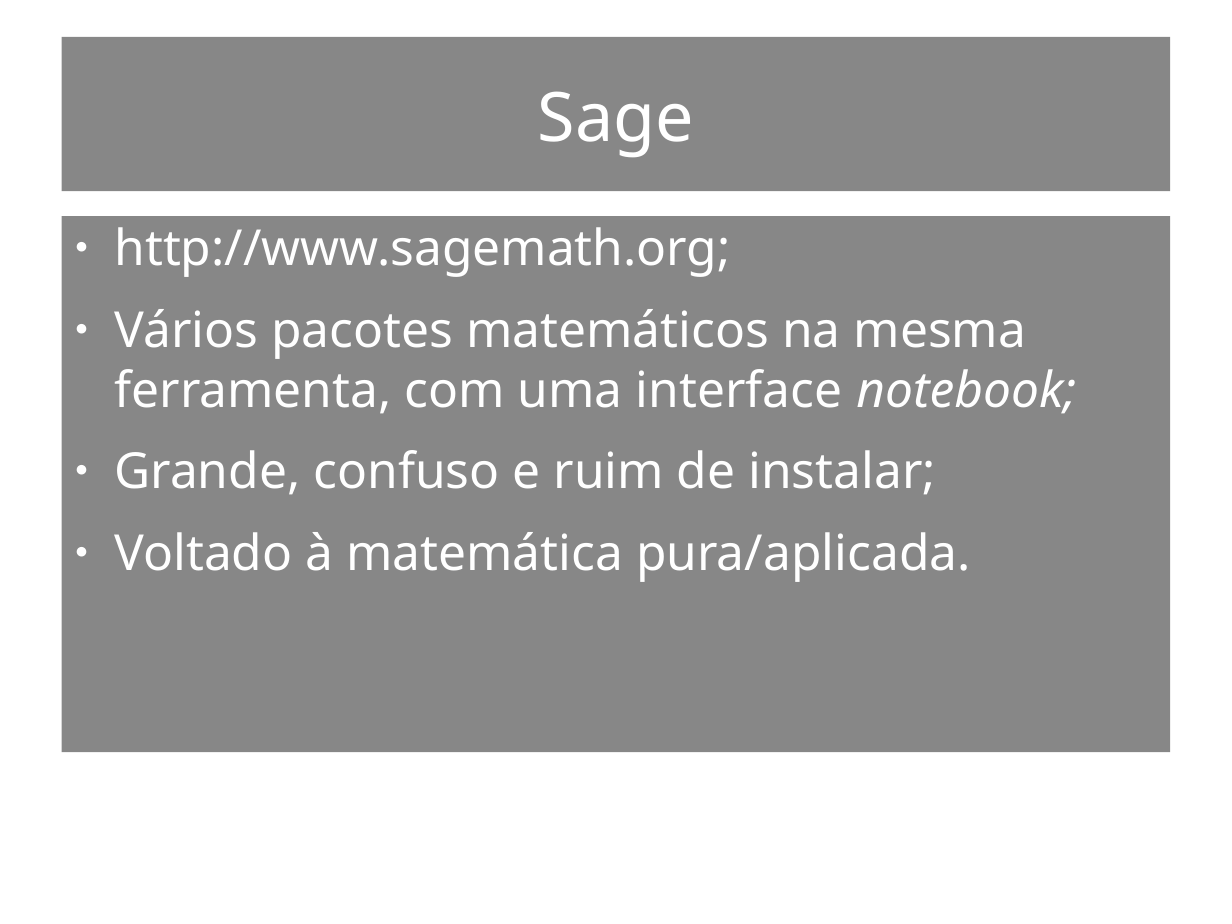
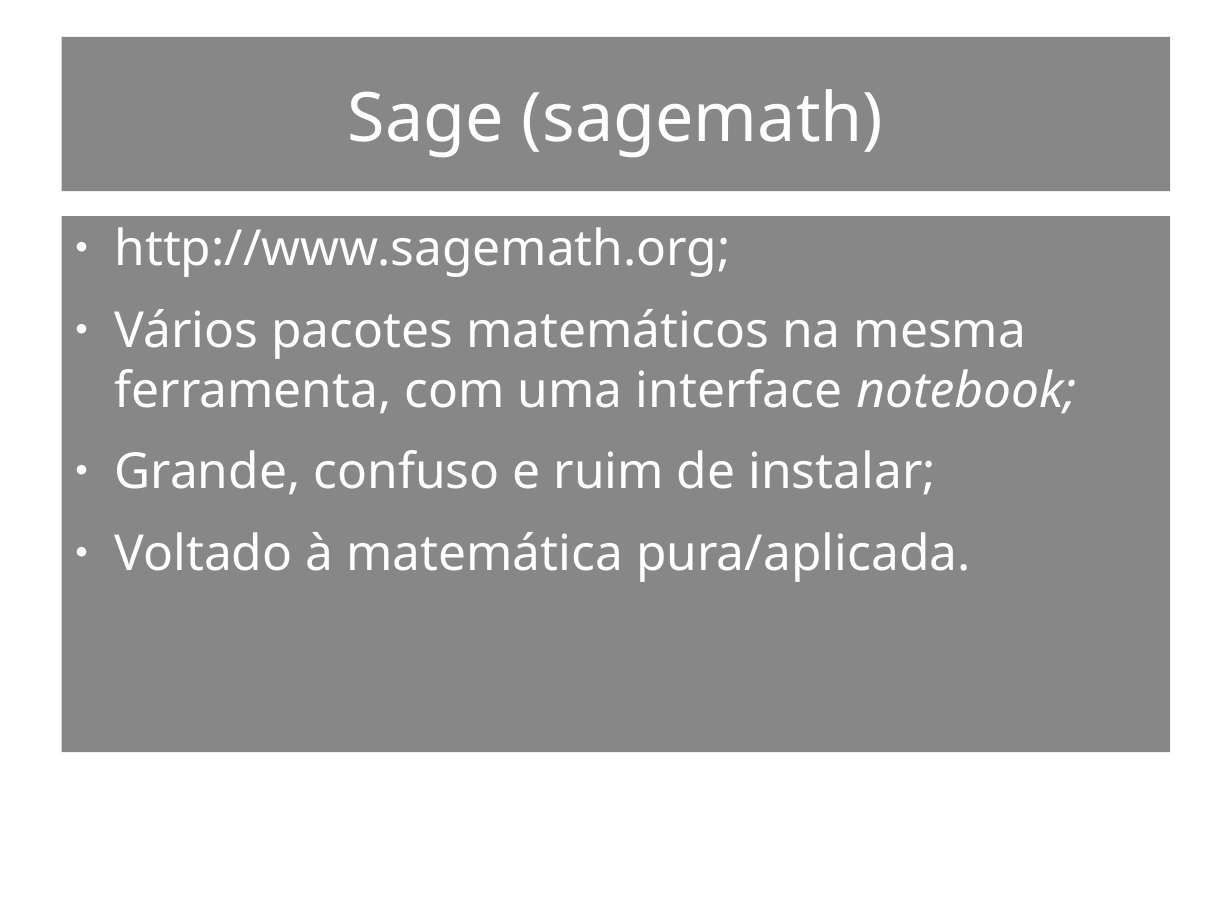
Before and after one commit to renanbirck/sfdsm-2015, a slide deck: slide 7 of Slides.odp. Drawn at 1232x924 pixels with LibreOffice and Linux fonts; fonts in the diff are those of the drawing; background and template pictures are left out. Boxes give left, top, right and bottom in pixels: in the first picture for what was removed or moved away, otherwise in the second. Text is boxed around its words. In the diff, an @@ line names an element or a change of style, - is before the commit and + after.

```diff
--- a/Slides.odp
+++ b/Slides.odp
@@ title at (348,89,883,158): text changed @@
-Sage
+Sage (sagemath)
```
Also in this commit, not shown: 2 other slides changed, 1 slide removed, 1 other file.
